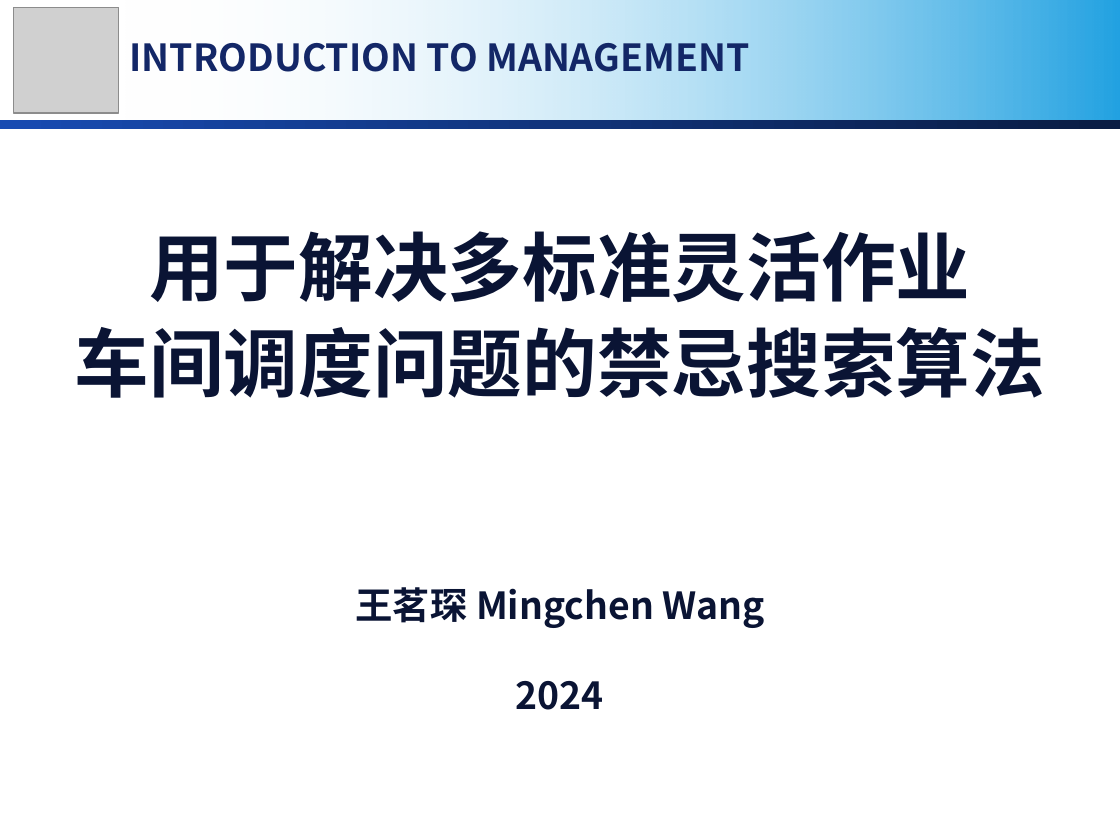
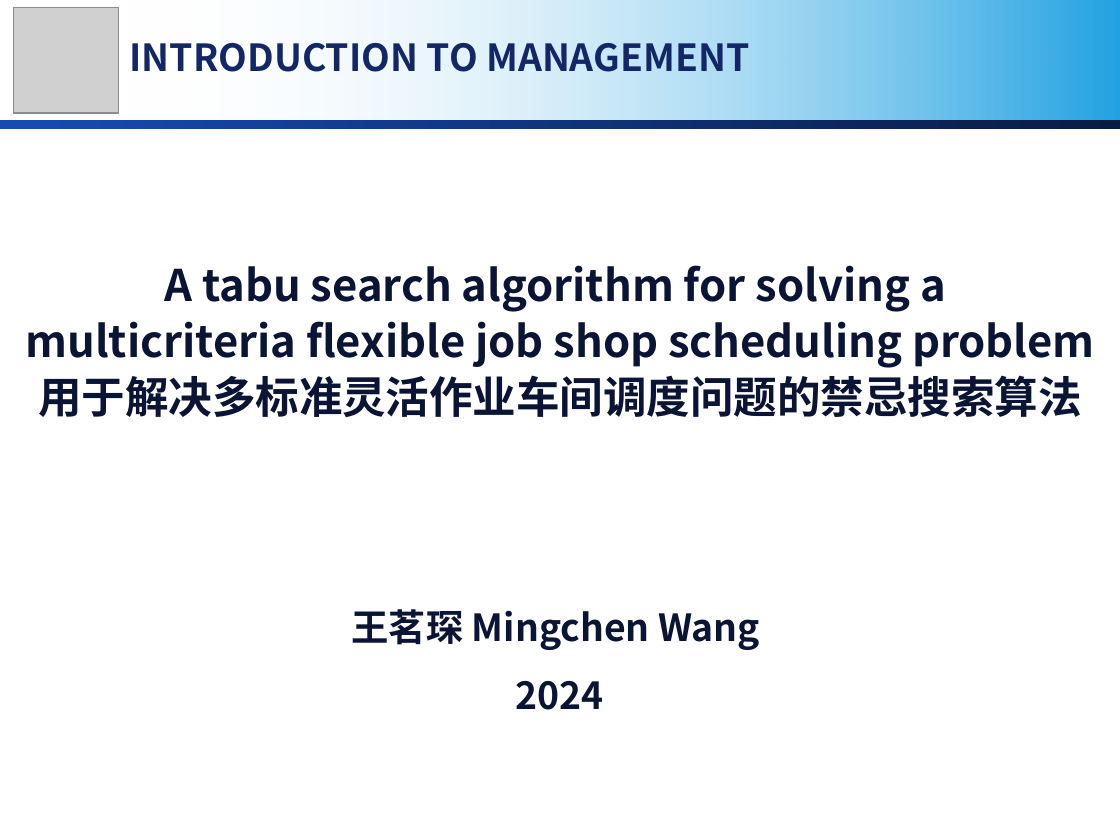
Before and after one commit to MirrichWangD/MUST, a slide deck: slide 1 of 管理學導論/presentation.pptx. Drawn at 1120x840 pixels with LibreOffice and Linux fonts; fonts in the diff are those of the drawing; grey boxes stand for pictures; background and template pictures are left out. Boxes give left, top, right and bottom in pixels: in the first picture for what was removed or moved away, otherwise in the second. Text is boxed around its words. In the diff, an @@ line names an element or a change of style, - is before the commit and + after.

Commit message:
modified:   "\347\256\241\347\220\206\345\255\270\345\260\216\350\253\226/presentation.pptx"

```diff
--- a/管理學導論/presentation.pptx
+++ b/管理學導論/presentation.pptx
@@ text at (26, 265, 1095, 417): text changed; size 48 to 28 pt @@
-用于解决多标准灵活作业
-车间调度问题的禁忌搜索算法
+A tabu search algorithm for solving a
+multicriteria flexible job shop scheduling problem
+用于解决多标准灵活作业车间调度问题的禁忌搜索算法
@@ text "王茗琛 Mingchen Wang" at (351, 609, 760, 710): line spacing 1 to 1.5 @@
```
Also in this commit, not shown: 8 other slides changed, 17 slides added.
